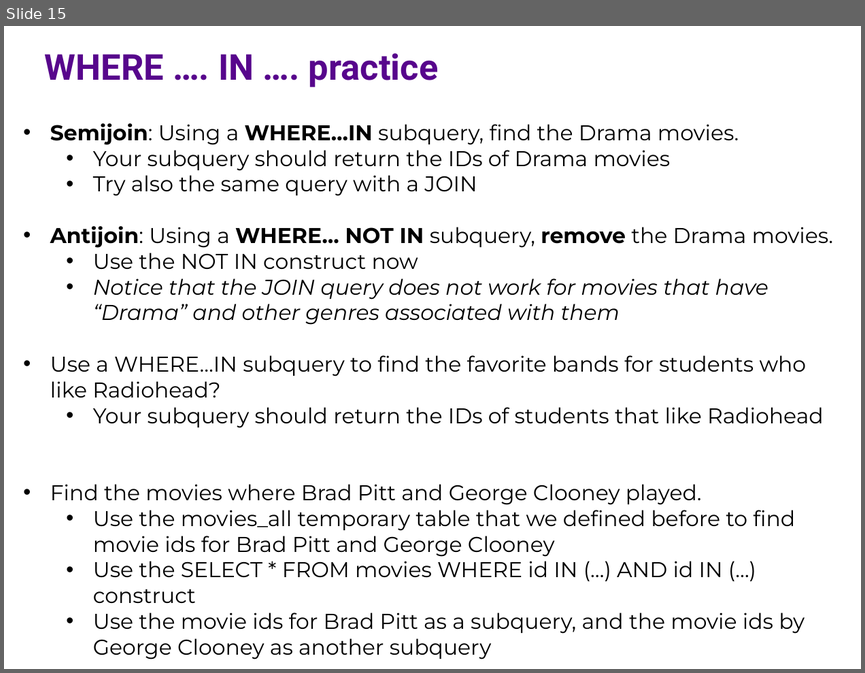
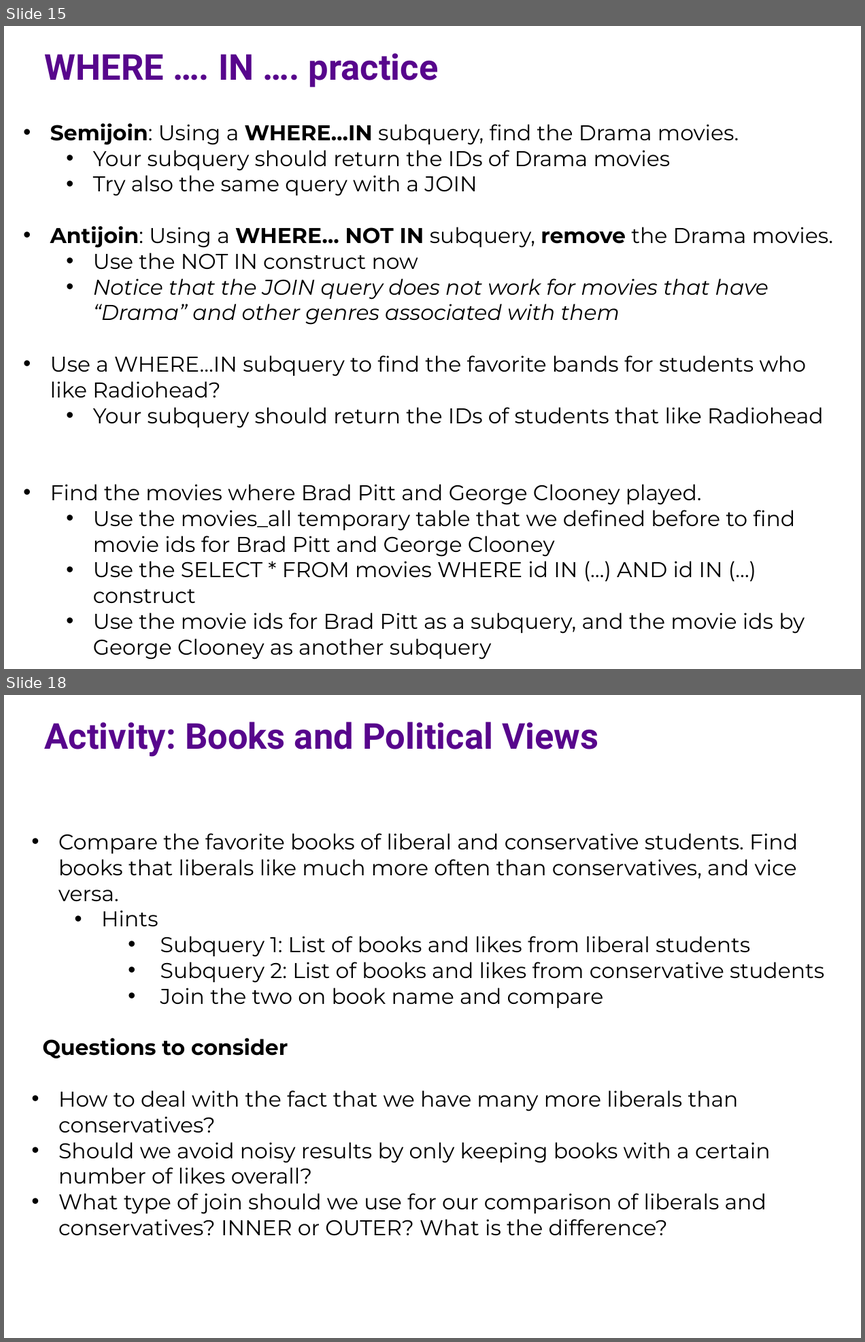
Before and after one commit to ipeirotis/introduction-to-databases, a slide deck: session6/F-SQL_Subqueries.pptx. Shown one above the other, each under a label of ours: slide 15 before the commit, slides 15 and 18 after it; the slides between them are not shown. The pictures are 865x673 and 865x1342 pixels, drawn with LibreOffice and Linux fonts; fonts in the diff are those of the drawing. Boxes give left, top, right and bottom in pixels: in the first picture for what was removed or moved away, otherwise in the second. Text is boxed around its words. In the diff, an @@ line names an element or a change of style, - is before the commit and + after.

```diff
--- a/session6/F-SQL_Subqueries.pptx
+++ b/session6/F-SQL_Subqueries.pptx
@@ slide 18 added at <box>4,695,861,1338</box>, background #FFFFFF @@
@@ text added at <box>44,722,598,757</box>, 30 pt, text #57068C, bold @@
+Activity: Books and Political Views
@@ text added at <box>43,833,824,1236</box>, 18 pt, text #000000 @@
+• Compare the favorite books of liberal and conservative students. Find books that liberals like much more often than conservatives, and vice versa.
+  • Hints
+    • Subquery 1: List of books and likes from liberal students
+    • Subquery 2: List of books and likes from conservative students
+    • Join the two on book name and compare
+Questions to consider
+• How to deal with the fact that we have many more liberals than conservatives?
+• Should we avoid noisy results by only keeping books with a certain number of likes overall?
+• What type of join should we use for our comparison of liberals and conservatives? INNER or OUTER? What is the difference?
```
Also in this commit, not shown: 11 slides changed, 4 other slides added, 2 slides removed.
